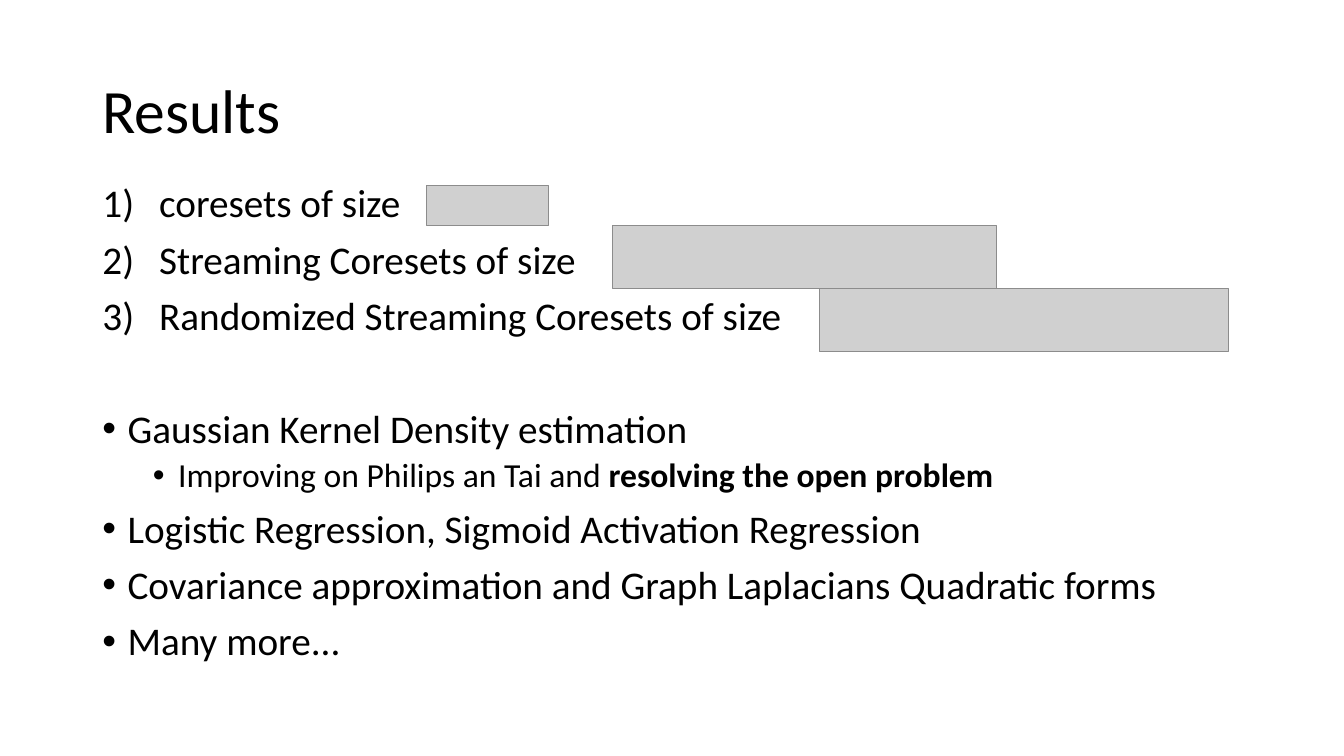
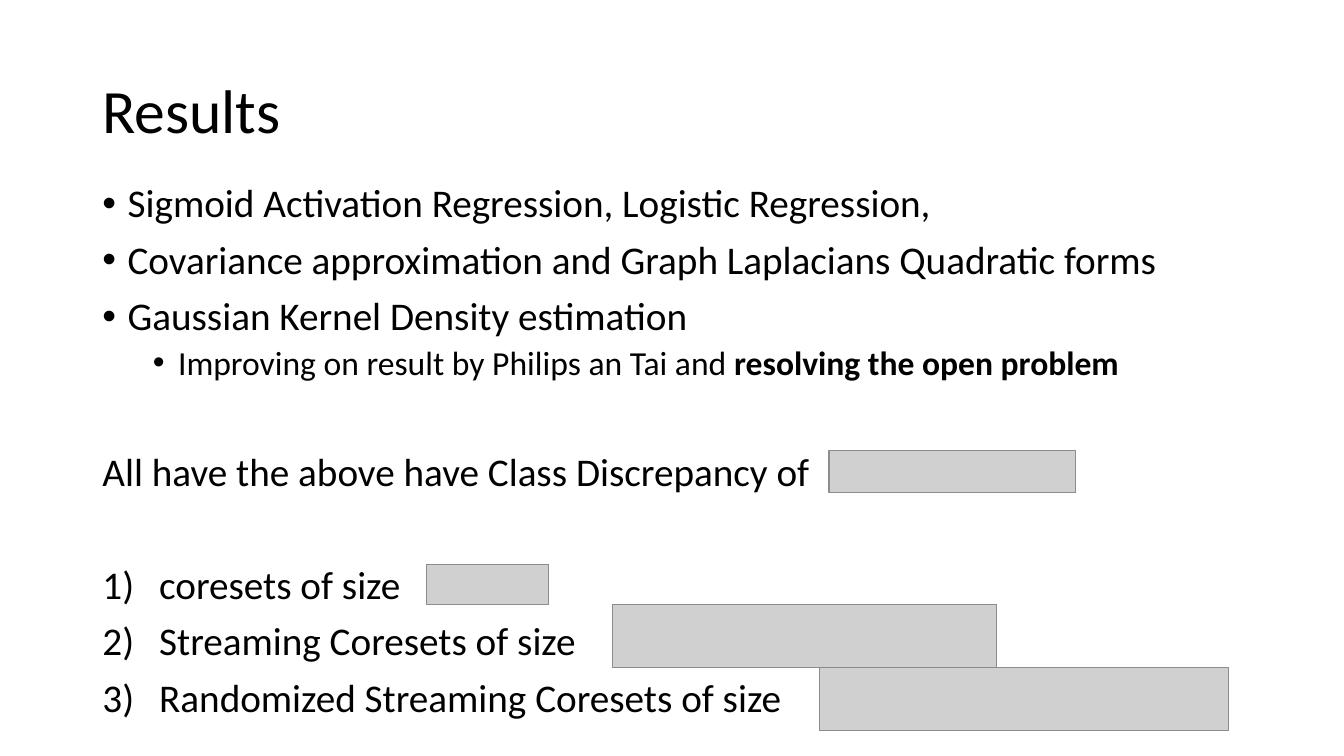
Before and after one commit to zkarnin/density_sketch, a slide deck: slide 20 of presentation.pptx. Drawn at 1344x756 pixels with LibreOffice and Linux fonts; fonts in the diff are those of the drawing; grey boxes stand for pictures. Boxes give left, top, right and bottom in pixels: in the first picture for what was removed or moved away, otherwise in the second. Text is boxed around its words. In the diff, an @@ line names an element or a change of style, - is before the commit and + after.

```diff
--- a/presentation.pptx
+++ b/presentation.pptx
@@ text at [102, 189, 1156, 493]: paragraphs added @@
+• Sigmoid Activation Regression, Logistic Regression,
+• Covariance approximation and Graph Laplacians Quadratic forms
+• Gaussian Kernel Density estimation
+  • Improving on result by Philips an Tai and resolving the open problem
+All have the above have Class Discrepancy of
@@ text at [128, 415, 1156, 662]: paragraphs removed @@
-• Gaussian Kernel Density estimation
-  • Improving on Philips an Tai and resolving the open problem
-• Logistic Regression, Sigmoid Activation Regression
-• Covariance approximation and Graph Laplacians Quadratic forms
-• Many more...
@@ picture added at [829, 451, 1075, 493] @@
@@ 3 pictures: place and size @@
-3 pictures at [426, 186, 1229, 351]
+3 pictures at [426, 565, 1229, 730]
```
Also in this commit, not shown: 10 other slides changed, 2 slides added, 1 slide removed.
